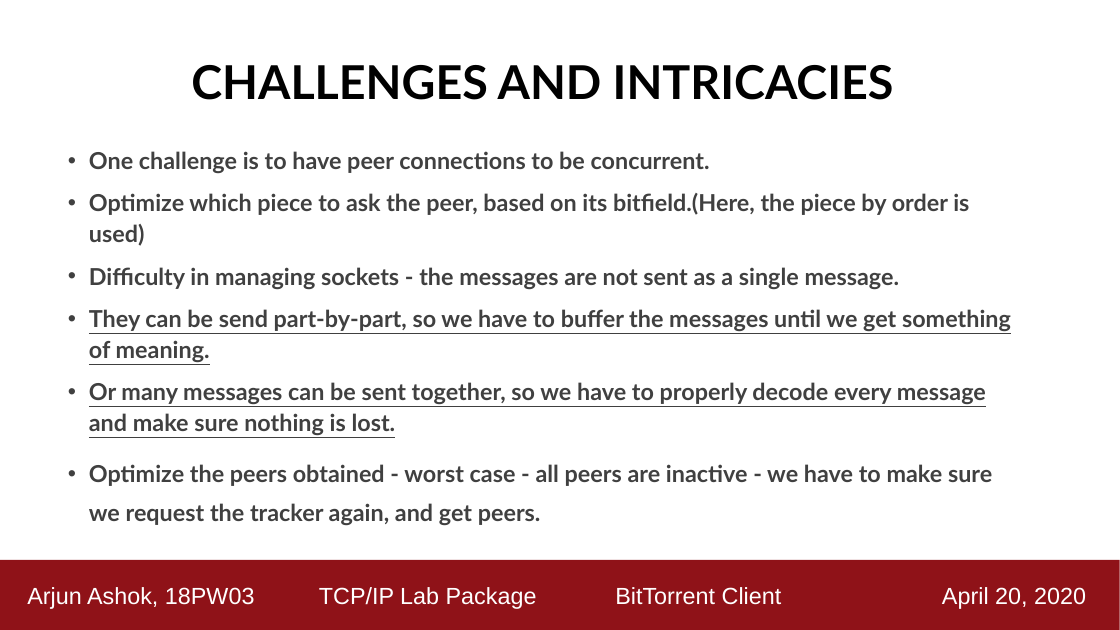
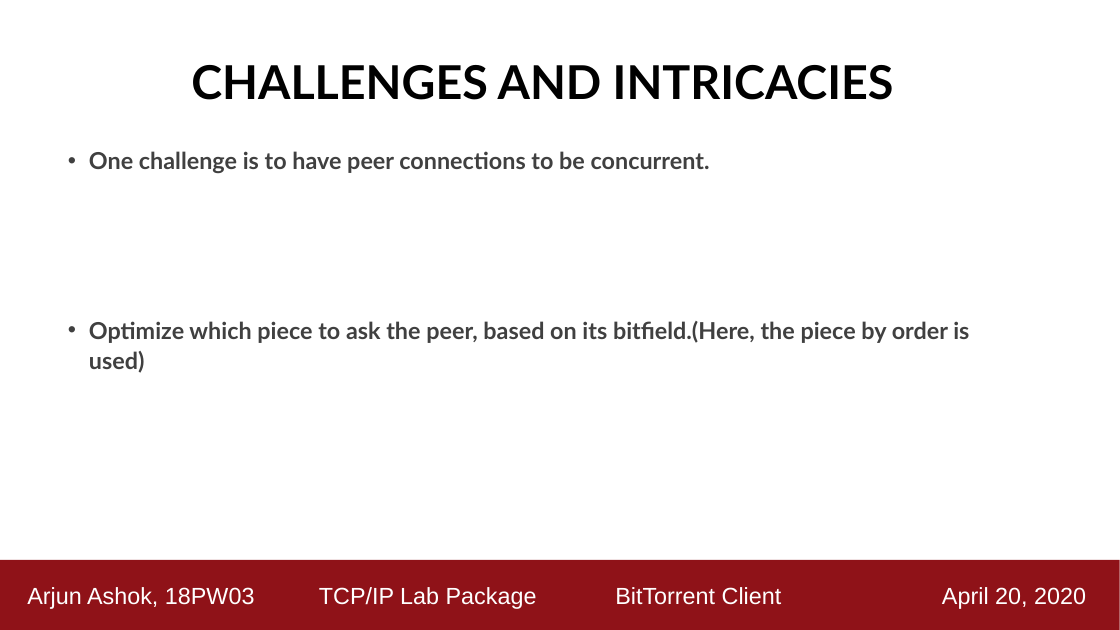
Before and after one commit to ashok-arjun/Torrenter, a slide deck: slide 15 of Demo_Presentation.pptx (slide 13 before the commit). Drawn at 1120x630 pixels with LibreOffice and Linux fonts; fonts in the diff are those of the drawing. Boxes give left, top, right and bottom in pixels: in the first picture for what was removed or moved away, otherwise in the second. Text is boxed around its words. In the diff, an @@ line names an element or a change of style, - is before the commit and + after.

```diff
--- a/Demo_Presentation.pptx
+++ b/Demo_Presentation.pptx
@@ text at <box>89,267,1011,525</box>: paragraphs removed @@
-• Difficulty in managing sockets - the messages are not sent as a single message.
-• They can be send part-by-part, so we have to buffer the messages until we get something of meaning.
-• Or many messages can be sent together, so we have to properly decode every message and make sure nothing is lost.
-• Optimize the peers obtained - worst case - all peers are inactive - we have to make sure we request the tracker again, and get peers.
```
Also in this commit, not shown: 9 other slides changed, 9 slides added, 39 other files.
